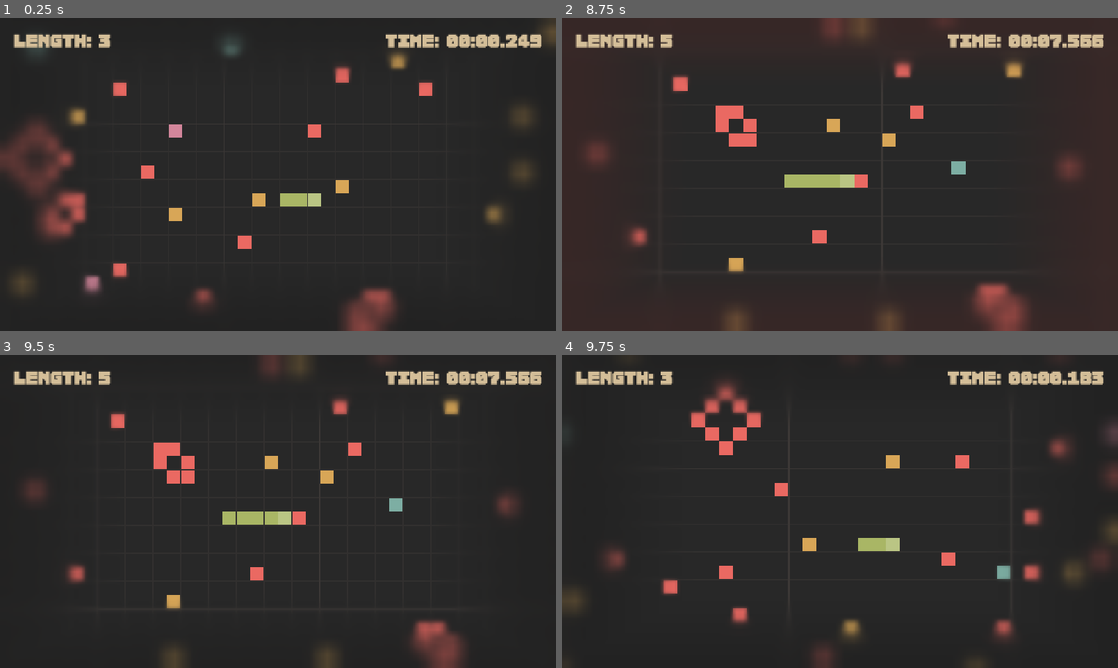
Above: before the commit, frames 1-4 (two rows, left to right).
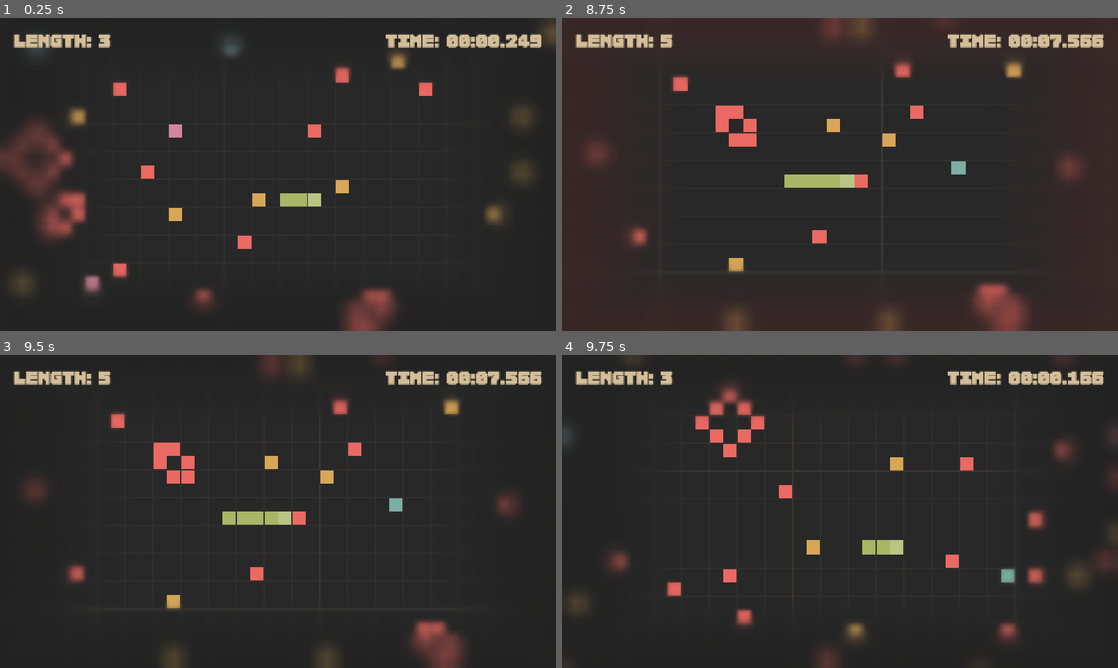
Above: after the commit, the same moments.

Repository: Shh37/Serbent
Game: Godot game, scene res://scenes/Main.tscn
Two runs of this game, one before a commit and one after it. Both use one fixed random seed, a clock stepped at 60 frames per second and the inputs below.
Inputs:
- Up to frame 1 (0.25 s): no input
- Up to frame 2 (8.75 s): tap Enter at 0.5 s; hold Right (ui_right) 0.53-1.28 s; hold Enter 0.53-1.28 s; tap Space at 0.77, 1.52, 3.02, 3.77, 4.52, 6.02, 6.77, 7.52 s; hold Down (ui_down) 1.28-2.03 s; tap Keypad Enter every 1.5 s from 1.35 to 7.35 s; hold Right (ui_right) 2.03-2.78 s; hold Enter 2.03-2.78 s; hold Up (ui_up) 2.78-3.53 s; hold Enter 3.53-4.28 s; hold Left (ui_left) 3.53-5.03 s; hold Down (ui_down) 5.03-5.78 s; hold Enter 5.03-5.78 s; hold Right (ui_right) 5.78-6.53 s; hold Up (ui_up) 6.53-7.28 s; hold Enter 6.53-7.28 s; hold Right (ui_right) 7.28-8.03 s; hold Down (ui_down) from 8.03 s (still down); hold Enter from 8.03 s (still down)
- Up to frame 3 (9.5 s): release Down (ui_down) at 8.78 s; release Enter at 8.78 s; hold Left (ui_left) from 8.78 s (still down); tap Keypad Enter at 8.85 s; tap Space at 9.02 s
- Up to frame 4 (9.75 s): tap Space at 9.5 s; release Left (ui_left) at 9.53 s; hold Up (ui_up) from 9.53 s (still down); hold Enter from 9.53 s (still down)

Frames 1-3 are identical in both runs. In frame 4, 3.0% of the frame differs, in the area x 8-98%, y 5-90%.

Commit message:
fix: ゲームが再スタートされない問題の修正

Diff:
--- a/scripts/Snake.gd
+++ b/scripts/Snake.gd
@@ -217,8 +217,7 @@
 	red_tint.a = 0.6
 	var fx_tween = _play_screen_fx(5.0, red_tint, 1.5)
 
-	if fx_tween:
-		await fx_tween.finished
+	await get_tree().create_timer(1.5, false).timeout
 
 	get_tree().reload_current_scene()
 
